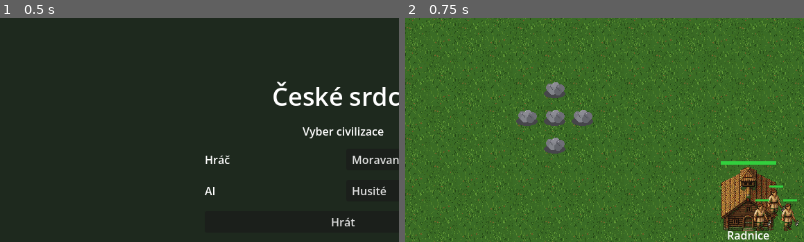
Above: before the commit, frames 1-2 (left to right).
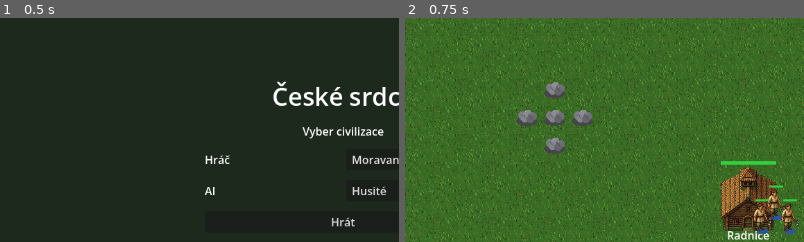
Above: after the commit, the same moments.

Repository: Kosino/ceske-srdce
Game: Godot game, scene res://scenes/ui/MainMenu.tscn
Two runs of this game, one before a commit and one after it. Both use one fixed random seed, a clock stepped at 60 frames per second and the inputs below.
Inputs:
- Up to frame 1 (0.5 s): no input
- Up to frame 2 (0.75 s): click "Hrát" at 0.5 s
The pictures show only the part of the screen within x 7-57%, y 9-59%; the shares and areas given below are measured in that part.

Frame 1 is identical in both runs. In frame 2, 0.2% of the frame differs, in the area x 88-98%, y 87-97%.

Commit message:
T-28: Team readability — underfoot team markers (#39)
* T-28: Underfoot team markers for readable AI units

T-18 soft tint already survives idle↔walk swaps, but archer/spearman
sheets lack team-blue so the tint alone is too weak. Draw an AoE-style
underfoot oval (player blue / AI red) inside the selection ring.
Smoke covers AI archer/spearman idle + moving colour; screenshot via
--team-read-shot.

Co-authored-by: Kosino <Kosino@users.noreply.github.com>

* T-28: Route --team-read-shot through MainMenu to Map

Without this flag in the menu shot list, Godot stayed on the title
screen and never prepared t28_team_read.png.

Co-authored-by: Kosino <Kosino@users.noreply.github.com>

* T-28: Add team readability screenshot

Player vs AI archer/spearman idle + walk with underfoot team ovals.

Co-authored-by: Kosino <Kosino@users.noreply.github.com>

---------

Co-authored-by: Cursor Agent <cursoragent@cursor.com>
Co-authored-by: Kosino <Kosino@users.noreply.github.com>

Diff:
--- a/scripts/map/Map.gd
+++ b/scripts/map/Map.gd
@@ -73,6 +73,7 @@
 		await _run_audio_manager_smoke()
 		await _run_team_recolour_smoke()
 		await _run_walk_cycle_smoke()
+		await _run_team_readability_smoke()
 		await _run_balance_harness_smoke()
 		print("[TEST] all headless smokes finished")
 		get_tree().quit(0)
@@ -115,6 +116,8 @@
 		await prepare_walk_screenshot()
 	elif not Engine.is_editor_hint() and OS.get_cmdline_user_args().has("--walk-v2-shot"):
 		await prepare_walk_v2_screenshot()
+	elif not Engine.is_editor_hint() and OS.get_cmdline_user_args().has("--team-read-shot"):
+		await prepare_team_read_screenshot()
 	elif not Engine.is_editor_hint() and OS.get_cmdline_user_args().has("--formation-shot"):
 		await prepare_formation_screenshot()
 	elif not Engine.is_editor_hint() and OS.get_cmdline_user_args().has("--ai-shot"):
@@ -122,6 +125,133 @@
 	else:
 		await _sample_windowed_fps()
 	NotificationManager.show_message("Start: Radnice + vesničané + zdroje. F3 debug.")
+
+
+## T-28: player (blue) vs AI (red) archer/spearman — idle + walk, underfoot team markers.
+func prepare_team_read_screenshot() -> void:
+	DisplayServer.window_set_size(Vector2i(1280, 720))
+	var debug := get_node_or_null("DebugPanel")
+	if debug:
+		debug.visible = false
+	for n in get_tree().get_nodes_in_group("player_town_hall"):
+		if n is Node2D:
+			(n as Node2D).visible = false
+			(n as Node2D).position = Vector2(-4000, -4000)
+	for n in get_tree().get_nodes_in_group("enemy_town_hall"):
+		if n is Node2D:
+			(n as Node2D).visible = false
+			(n as Node2D).position = Vector2(-4000, -4000)
+	for n in get_tree().get_nodes_in_group("units"):
+		if n is Unit and is_instance_valid(n):
+			(n as Unit).visible = false
+			(n as Unit).position = Vector2(-5000, -5000)
+	var origin := Vector2(980, 720)
+	var arch_p: Archer = ARCHER_SCENE.instantiate() as Archer
+	arch_p.team = 0
+	arch_p.contribute_population = false
+	arch_p.position = origin + Vector2(-120, -20)
+	units.add_child(arch_p)
+	var arch_e: Archer = ARCHER_SCENE.instantiate() as Archer
+	arch_e.team = 1
+	arch_e.contribute_population = false
+	arch_e.position = origin + Vector2(-40, -20)
+	units.add_child(arch_e)
+	var spear_p: Spearman = preload("res://scenes/units/Spearman.tscn").instantiate() as Spearman
+	spear_p.team = 0
+	spear_p.contribute_population = false
+	spear_p.position = origin + Vector2(50, -20)
+	units.add_child(spear_p)
+	var spear_e: Spearman = preload("res://scenes/units/Spearman.tscn").instantiate() as Spearman
+	spear_e.team = 1
+	spear_e.contribute_population = false
+	spear_e.position = origin + Vector2(140, -20)
+	units.add_child(spear_e)
+	# Bottom row: mid-walk (feature in action).
+	var arch_pw: Archer = ARCHER_SCENE.instantiate() as Archer
+	arch_pw.team = 0
+	arch_pw.contribute_population = false
+	arch_pw.position = origin + Vector2(-120, 70)
+	units.add_child(arch_pw)
+	var arch_ew: Archer = ARCHER_SCENE.instantiate() as Archer
+	arch_ew.team = 1
+	arch_ew.contribute_population = false
+	arch_ew.position = origin + Vector2(-40, 70)
+	units.add_child(arch_ew)
+	var spear_pw: Spearman = preload("res://scenes/units/Spearman.tscn").instantiate() as Spearman
+	spear_pw.team = 0
+	spear_pw.contribute_population = false
+	spear_pw.position = origin + Vector2(50, 70)
+	units.add_child(spear_pw)
+	var spear_ew: Spearman = preload("res://scenes/units/Spearman.tscn").instantiate() as Spearman
+	spear_ew.team = 1
+	spear_ew.contribute_population = false
+	spear_ew.position = origin + Vector2(140, 70)
+	units.add_child(spear_ew)
+	await get_tree().physics_frame
+	await get_tree().physics_frame
+	var cam := get_node_or_null("Camera2D") as RTSCamera
+	if cam:
+		cam.set_zoom_clamped(2.3)
+		cam.center_at(origin + Vector2(10, 20))
+	await get_tree().create_timer(0.35).timeout
+	var all_units: Array = [arch_p, arch_e, spear_p, spear_e, arch_pw, arch_ew, spear_pw, spear_ew]
+	for u in all_units:
+		if u == null:
+			continue
+		u.set_process(false)
+		u.set_physics_process(false)
+		if u.navigation_agent:
+			u.navigation_agent.avoidance_enabled = false
+			if u.navigation_agent.velocity_computed.is_connected(u._on_velocity_computed):
+				u.navigation_agent.velocity_computed.disconnect(u._on_velocity_computed)
+		if u._visual == null:
+			u._visual = u.get_node_or_null("Visual") as Sprite2D
+	# Top row idle facing; bottom row mid-stride walk.
+	for u in [arch_p, arch_e, spear_p, spear_e]:
+		u._facing = "right" if u.team == 0 else "left"
+		u.velocity = Vector2.ZERO
+		u._apply_facing_texture()
+		if u._visual:
+			u._visual.scale = Vector2(3.0, 3.0)
+			u._anchor_sprite_to_feet()
+		u.queue_redraw()
+	arch_pw._facing = "right"
+	arch_pw._walk_frame = 1
+	arch_pw.velocity = Vector2(80, 0)
+	arch_ew._facing = "left"
+	arch_ew._walk_frame = 2
+	arch_ew.velocity = Vector2(-80, 0)
+	spear_pw._facing = "right"
+	spear_pw._walk_frame = 2
+	spear_pw.velocity = Vector2(80, 0)
+	spear_ew._facing = "left"
+	spear_ew._walk_frame = 1
+	spear_ew.velocity = Vector2(-80, 0)
+	for u in [arch_pw, arch_ew, spear_pw, spear_ew]:
+		if u.has_walk_sheet():
+			u._apply_walk_frame()
+			u._visual.scale = Vector2(3.0, 3.0)
+			u._anchor_sprite_to_feet()
+		else:
+			u._apply_facing_texture()
+		u.queue_redraw()
+	# Select one player unit so selection ring + team oval coexist without colliding.
+	arch_p.set_selected(true)
+	if cam:
+		cam.set_zoom_clamped(2.5)
+		cam.center_at(origin + Vector2(10, 25))
+	await get_tree().process_frame
+	await get_tree().process_frame
+	print(
+		"[SHOT] team-read arch_tint=%s spear_tint=%s marker_p=%s marker_e=%s"
+		% [
+			arch_e._visual.modulate if arch_e._visual else Color.BLACK,
+			spear_e._visual.modulate if spear_e._visual else Color.BLACK,
+			arch_p.team_marker_color(),
+			arch_e.team_marker_color(),
+		]
+	)
+	_save_shot("t28_team_read.png", 0)
 
 
 ## T-27: archer + spearman mid-walk (walk-v2 sheets) + idle facing.
@@ -3937,6 +4067,118 @@
 	await get_tree().physics_frame
 
 
+## T-28: AI archer/spearman differ from player in team colour (idle + moving) + underfoot marker.
+func _run_team_readability_smoke() -> void:
+	await get_tree().physics_frame
+	var arch_p: Archer = ARCHER_SCENE.instantiate() as Archer
+	arch_p.team = 0
+	arch_p.contribute_population = false
+	arch_p.position = PLAYER_TC_POS + Vector2(140, 140)
+	units.add_child(arch_p)
+	var arch_e: Archer = ARCHER_SCENE.instantiate() as Archer
+	arch_e.team = 1
+	arch_e.contribute_population = false
+	arch_e.position = PLAYER_TC_POS + Vector2(200, 140)
+	units.add_child(arch_e)
+	var spear_p: Spearman = preload("res://scenes/units/Spearman.tscn").instantiate() as Spearman
+	spear_p.team = 0
+	spear_p.contribute_population = false
+	spear_p.position = PLAYER_TC_POS + Vector2(260, 140)
+	units.add_child(spear_p)
+	var spear_e: Spearman = preload("res://scenes/units/Spearman.tscn").instantiate() as Spearman
+	spear_e.team = 1
+	spear_e.contribute_population = false
+	spear_e.position = PLAYER_TC_POS + Vector2(320, 140)
+	units.add_child(spear_e)
+	await get_tree().physics_frame
+	await get_tree().physics_frame
+
+	# Idle: AI soft tint + underfoot marker colour differ from player.
+	var idle_arch_ok := false
+	var idle_spear_ok := false
+	if arch_p._visual and arch_e._visual:
+		idle_arch_ok = (
+			arch_p._visual.modulate.is_equal_approx(Color.WHITE)
+			and arch_e._visual.modulate.is_equal_approx(TeamColors.AI_TINT_UNIT)
+			and not arch_p.team_marker_color().is_equal_approx(arch_e.team_marker_color())
+			and arch_p.team_marker_color().is_equal_approx(
+				Color(TeamColors.PLAYER.r, TeamColors.PLAYER.g, TeamColors.PLAYER.b, Unit.TEAM_MARKER_ALPHA)
+			)
+			and arch_e.team_marker_color().is_equal_approx(
+				Color(TeamColors.AI.r, TeamColors.AI.g, TeamColors.AI.b, Unit.TEAM_MARKER_ALPHA)
+			)
+		)
+	if spear_p._visual and spear_e._visual:
+		idle_spear_ok = (
+			spear_p._visual.modulate.is_equal_approx(Color.WHITE)
+			and spear_e._visual.modulate.is_equal_approx(TeamColors.AI_TINT_UNIT)
+			and not spear_p.team_marker_color().is_equal_approx(spear_e.team_marker_color())
+			and spear_e.team_marker_color().is_equal_approx(
+				Color(TeamColors.AI.r, TeamColors.AI.g, TeamColors.AI.b, Unit.TEAM_MARKER_ALPHA)
+			)
+		)
+
+	# Moving: walk frames advance; AI tint + marker still differ from player.
+	var move_arch_ok := false
+	var move_spear_ok := false
+	arch_e.velocity = Vector2(60, 0)
+	arch_e._update_facing_from_velocity()
+	for _i in range(8):
+		arch_e._update_walk_animation(0.05)
+	arch_p.velocity = Vector2(60, 0)
+	arch_p._update_facing_from_velocity()
+	for _j in range(8):
+		arch_p._update_walk_animation(0.05)
+	if arch_p._visual and arch_e._visual:
+		move_arch_ok = (
+			arch_p.has_walk_sheet()
+			and arch_e.has_walk_sheet()
+			and arch_p.is_walk_animating()
+			and arch_e.is_walk_animating()
+			and arch_p._visual.modulate.is_equal_approx(Color.WHITE)
+			and arch_e._visual.modulate.is_equal_approx(TeamColors.AI_TINT_UNIT)
+			and not arch_p.team_marker_color().is_equal_approx(arch_e.team_marker_color())
+		)
+	spear_e.velocity = Vector2(0, 60)
+	spear_e._update_facing_from_velocity()
+	for _k in range(8):
+		spear_e._update_walk_animation(0.05)
+	spear_p.velocity = Vector2(0, 60)
+	spear_p._update_facing_from_velocity()
+	for _m in range(8):
+		spear_p._update_walk_animation(0.05)
+	if spear_p._visual and spear_e._visual:
+		move_spear_ok = (
+			spear_p.has_walk_sheet()
+			and spear_e.has_walk_sheet()
+			and spear_p.is_walk_animating()
+			and spear_e.is_walk_animating()
+			and spear_p._visual.modulate.is_equal_approx(Color.WHITE)
+			and spear_e._visual.modulate.is_equal_approx(TeamColors.AI_TINT_UNIT)
+			and not spear_p.team_marker_color().is_equal_approx(spear_e.team_marker_color())
+		)
+
+	# Selection ring radius stays outside team marker (no collide).
+	var ring_ok := (
+		Unit.TEAM_MARKER_RX < Unit.SELECTION_RING_RADIUS
+		and Unit.TEAM_MARKER_RY < Unit.SELECTION_RING_RADIUS
+	)
+
+	var all_ok := idle_arch_ok and idle_spear_ok and move_arch_ok and move_spear_ok and ring_ok
+	print(
+		"[TEST] team_read idle_arch=%s idle_spear=%s move_arch=%s move_spear=%s ring=%s"
+		% [idle_arch_ok, idle_spear_ok, move_arch_ok, move_spear_ok, ring_ok]
+	)
+	if all_ok:
+		print("[TEST] PASS team readability (AI archer/spearman idle+move colour)")
+	else:
+		print("[TEST] FAIL team readability (AI archer/spearman idle+move colour)")
+	for n in [arch_p, arch_e, spear_p, spear_e]:
+		if n != null and is_instance_valid(n):
+			n.queue_free()
+	await get_tree().physics_frame
+
+
 ## AudioManager loads; every shipped SFX path exists; headless stays silent.
 func _run_audio_manager_smoke() -> void:
 	await get_tree().physics_frame
--- a/scripts/ui/MainMenu.gd
+++ b/scripts/ui/MainMenu.gd
@@ -47,7 +47,7 @@
 		"--camera-shot", "--mines-shot", "--blacksmith-shot", "--stable-shot", "--castle-shot",
 		"--art-shot", "--walls-shot", "--art-v2-shot", "--monk-shot", "--university-shot",
 		"--siege-shot", "--farms-shot", "--reseed-shot", "--build-bar-shot", "--team-shot", "--walk-shot",
-		"--walk-v2-shot"
+		"--walk-v2-shot", "--team-read-shot"
 	]:
 		if args.has(flag):
 			get_tree().change_scene_to_file(MAP_SCENE)
--- a/scripts/units/Unit.gd
+++ b/scripts/units/Unit.gd
@@ -32,6 +32,11 @@
 const WALK_FRAME_COUNT := 4
 const WALK_FPS := 8.0
 const WALK_MOVE_EPS_SQ := 4.0
+## AoE-style underfoot team blob (inside selection ring r=14 so arcs do not collide).
+const SELECTION_RING_RADIUS := 14.0
+const TEAM_MARKER_RX := 8.0
+const TEAM_MARKER_RY := 4.5
+const TEAM_MARKER_ALPHA := 0.9
 
 var hp: float
 var selected: bool = false
@@ -225,9 +230,28 @@
 	return Color(0.2, 0.85, 0.25, 0.95) if team == 0 else Color(0.9, 0.2, 0.15, 0.95)
 
 
+## T-28: team colour for the underfoot oval (player blue / AI red).
+func team_marker_color() -> Color:
+	var c := TeamColors.color_for(team)
+	c.a = TEAM_MARKER_ALPHA
+	return c
+
+
+func _draw_team_marker() -> void:
+	## Filled ellipse under feet; max radius < selection ring so they do not collide.
+	var col := team_marker_color()
+	var pts := PackedVector2Array()
+	const SEGMENTS := 20
+	for i in SEGMENTS:
+		var a := TAU * float(i) / float(SEGMENTS)
+		pts.append(Vector2(cos(a) * TEAM_MARKER_RX, sin(a) * TEAM_MARKER_RY))
+	draw_colored_polygon(pts, col)
+
+
 func _draw() -> void:
+	_draw_team_marker()
 	if selected:
-		draw_arc(Vector2.ZERO, 14.0, 0.0, TAU, 28, Color(1.0, 0.9, 0.2, 0.95), 2.0)
+		draw_arc(Vector2.ZERO, SELECTION_RING_RADIUS, 0.0, TAU, 28, Color(1.0, 0.9, 0.2, 0.95), 2.0)
 	var ratio := clampf(hp / maxf(max_hp, 1.0), 0.0, 1.0)
 	var bar_w := 20.0
 	var bar_y := _hp_bar_y()
Binary file added: docs/screenshots/t28_team_read.png
Not shown, changed: docs/ART.md
